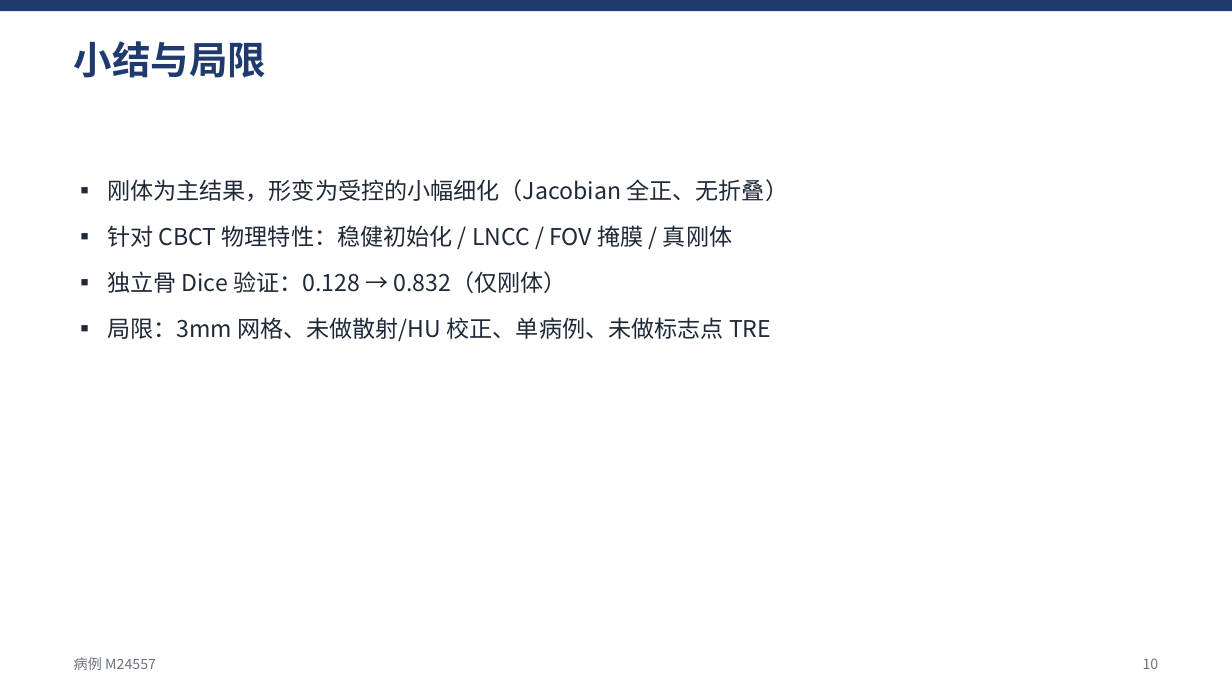
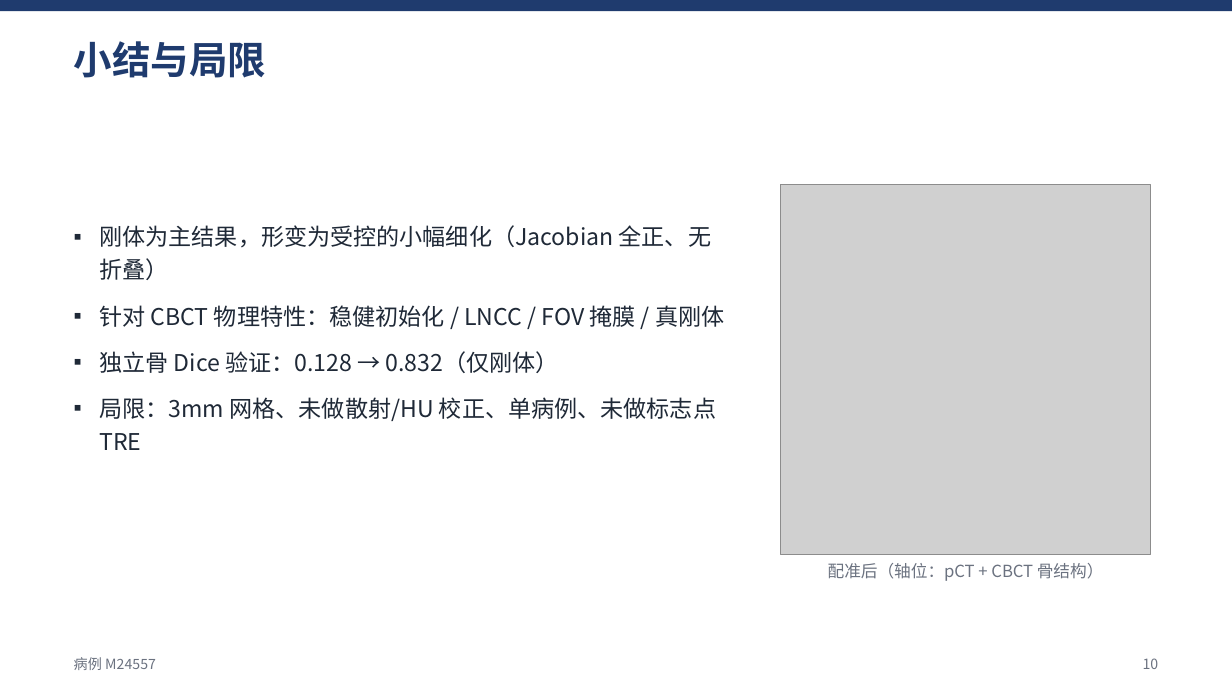
Before and after one commit to develop-yang/Task, a slide deck: slide 10 of results_sample/CBCT_pCT_配准汇报.pptx. Drawn at 1232x693 pixels with LibreOffice and Linux fonts; fonts in the diff are those of the drawing; grey boxes stand for pictures. Boxes give left, top, right and bottom in pixels: in the first picture for what was removed or moved away, otherwise in the second. Text is boxed around its words. In the diff, an @@ line names an element or a change of style, - is before the commit and + after.

```diff
--- a/results_sample/CBCT_pCT_配准汇报.pptx
+++ b/results_sample/CBCT_pCT_配准汇报.pptx
@@ picture added at (781,185,1151,555) @@
@@ text at (99,225,724,450): text changed @@
-▪ 刚体为主结果，形变为受控的小幅细化（Jacobian 全正、无折叠）
-▪ 针对 CBCT 物理特性：稳健初始化 / LNCC / FOV 掩膜 / 真刚体
-▪ 独立骨 Dice 验证：0.128 → 0.832（仅刚体）
-▪ 局限：3mm 网格、未做散射/HU 校正、单病例、未做标志点 TRE
+▪ 刚体为主结果，形变为受控的小幅细化（Jacobian 全正、无折叠）
+▪ 针对 CBCT 物理特性：稳健初始化 / LNCC / FOV 掩膜 / 真刚体
+▪ 独立骨 Dice 验证：0.128 → 0.832（仅刚体）
+▪ 局限：3mm 网格、未做散射/HU 校正、单病例、未做标志点 TRE
@@ text added at (828,563,1104,581), 13 pt, text #6B7280 @@
+配准后（轴位：pCT + CBCT 骨结构）
```
Also in this commit, not shown: 8 other slides changed, 3 other files.
